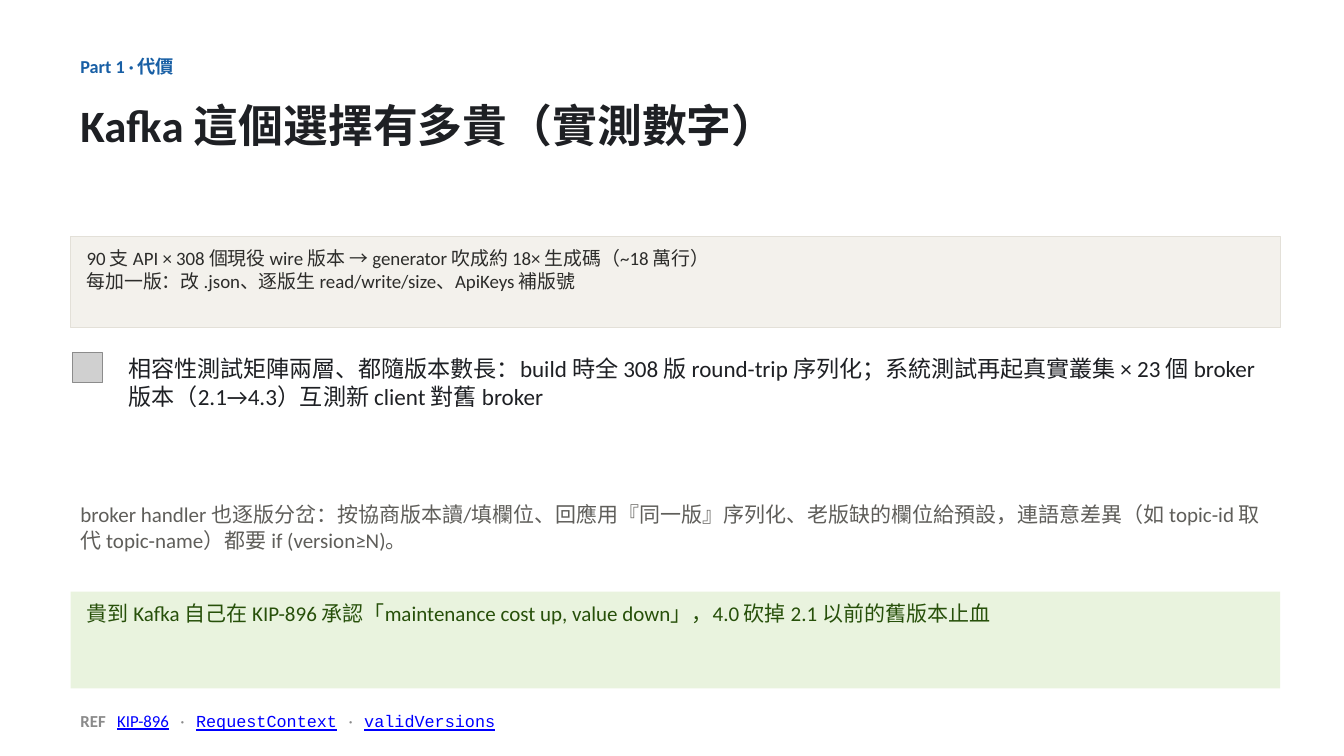
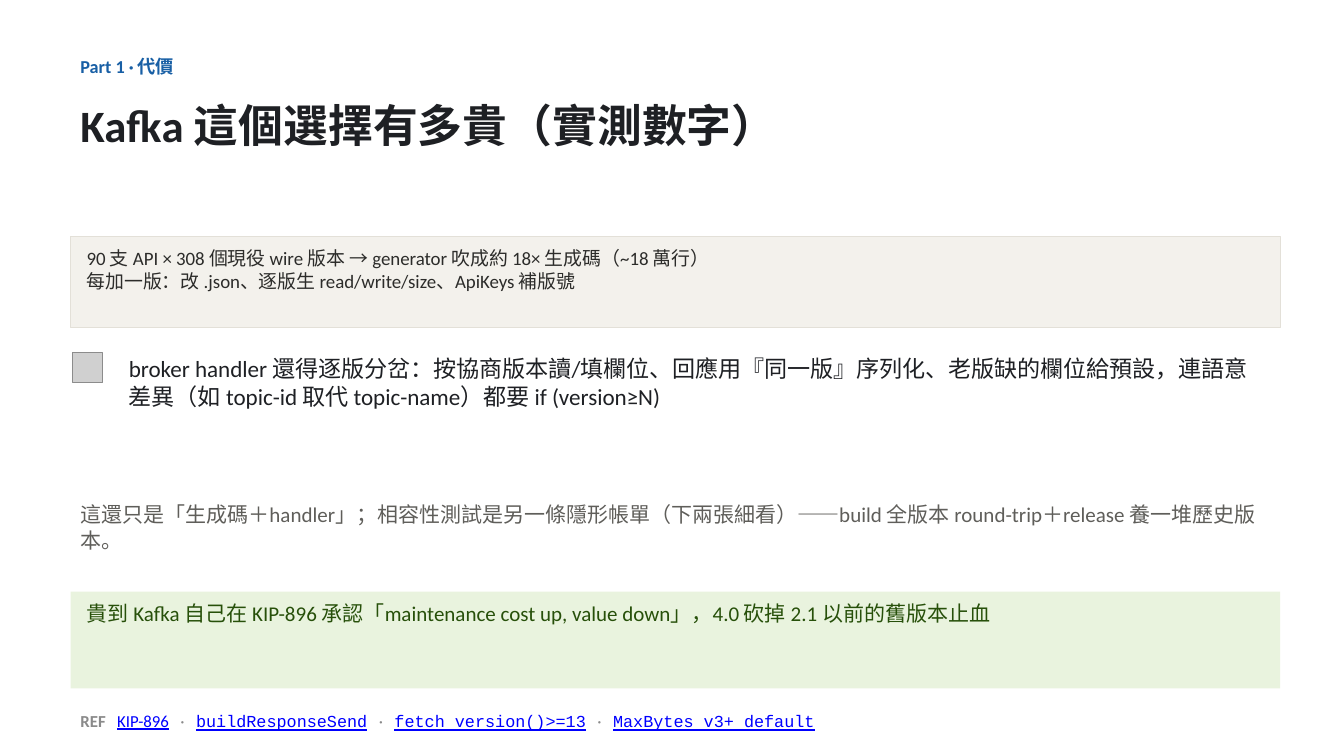
Before and after one commit to unknowntpo/kafka, a slide deck: slide 9 of study/version-control/kafka-version-negotiation.pptx. Drawn at 1344x756 pixels with LibreOffice and Linux fonts; fonts in the diff are those of the drawing; grey boxes stand for pictures. Boxes give left, top, right and bottom in pixels: in the first picture for what was removed or moved away, otherwise in the second. Text is boxed around its words. In the diff, an @@ line names an element or a change of style, - is before the commit and + after.

Commit message:
study(version-control): 校正協商心智模型（協商 vs MV 釘版，非「broker↔broker 不協商」）＋相容性測試代價 2 張
- 兩 subagent 對 UP commit 查證：唯一不協商的是 replica fetch；txn markers/broker→controller/Raft 皆協商
- 架構(a)/(b)/對照/Recap/SVG 收斂用詞、補 KIP-584 與 txn markers/OffsetsForLeaderEpoch ref
- 新增相容性測試 2 張（308 版 round-trip、22 歷史版本×升級矩陣×25 MV）＋ compat-testing-cost.md
- 代價頁 REF 補 handler 實證（buildResponseSend/version()>=13/MaxBytes default）
- 架構(b) solve 把兩階段歸給 MV 治理通性；compat-forward-backward.md 收 Q1

```diff
--- a/study/version-control/kafka-version-negotiation.pptx
+++ b/study/version-control/kafka-version-negotiation.pptx
@@ text at [129, 357, 1247, 409]: text changed @@
-相容性測試矩陣兩層、都隨版本數長：build 時全 308 版 round-trip 序列化；系統測試再起真實叢集 × 23 個 broker 版本（2.1→4.3）互測新 client 對舊 broker
+broker handler 還得逐版分岔：按協商版本讀/填欄位、回應用『同一版』序列化、老版缺的欄位給預設，連語意差異（如 topic-id 取代 topic-name）都要 if (version≥N)
@@ text at [80, 504, 1255, 550]: text changed @@
-broker handler 也逐版分岔：按協商版本讀/填欄位、回應用『同一版』序列化、老版缺的欄位給預設，連語意差異（如 topic-id 取代 topic-name）都要 if (version≥N)。
+這還只是「生成碼＋handler」；相容性測試是另一條隱形帳單（下兩張細看）——build 全版本 round-trip＋release 養一堆歷史版本。
@@ text at [80, 715, 815, 731]: text changed @@
-REF KIP-896 · RequestContext · validVersions
+REF KIP-896 · buildResponseSend · fetch version()>=13 · MaxBytes v3+ default
```
Also in this commit, not shown: 3 other slides changed, 3 slides added, 1 slide removed, 5 other files.
